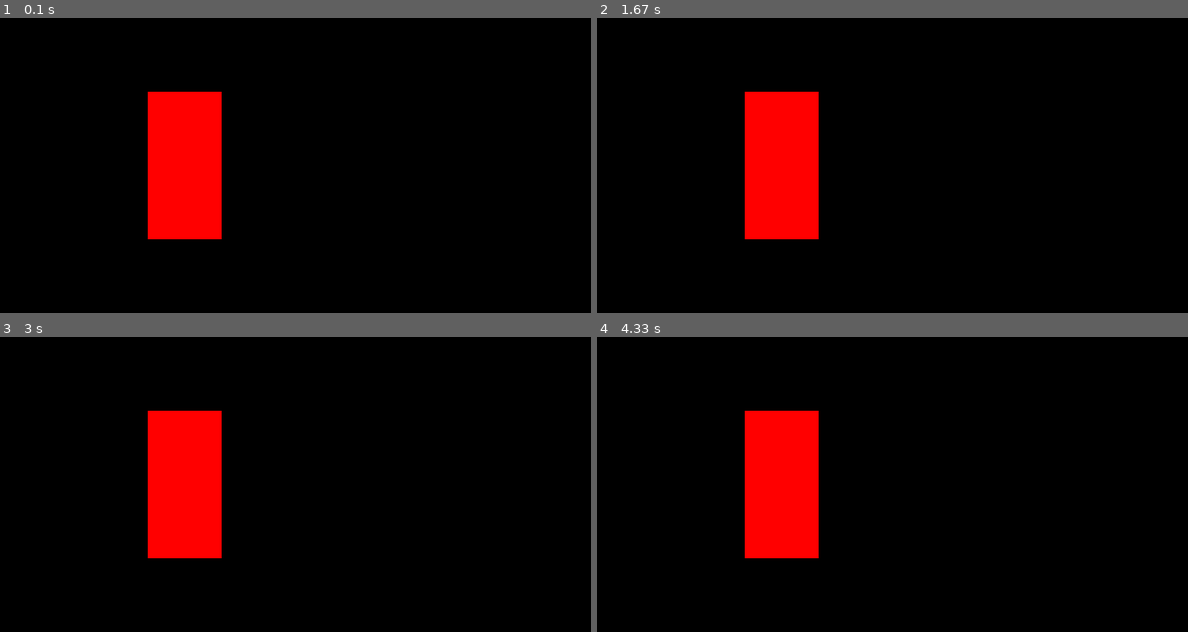
Above: before the commit, frames 1-4 (two rows, left to right).
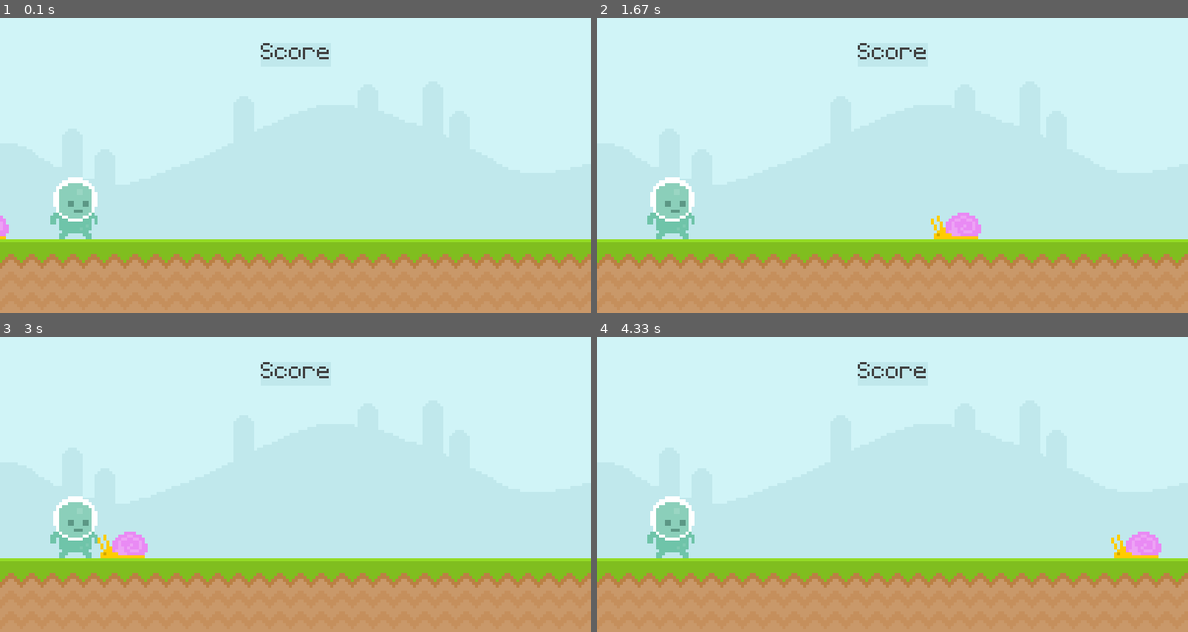
Above: after the commit, the same moments.

Repository: ADDiaz99/Pygame-101
Game: pygame game, started from main.py
Two runs of this game, one before a commit and one after it. Both use one fixed random seed, a clock stepped at 60 frames per second and the inputs below.
Inputs:
- Up to frame 1 (0.1 s): no input
- Up to frame 2 (1.67 s): no input
- Up to frame 3 (3 s): no input
- Up to frame 4 (4.33 s): no input

The runs differ from the first frame. In frame 1, 100% of the frame differs, in the area x 0-100%, y 0-100%; in frame 2, 100%; in frame 3, 100%; in frame 4, 100%.

Commit message:
added files, colors and movement

Diff:
--- a/main.py
+++ b/main.py
@@ -1,20 +1,62 @@
 import pygame
 from sys import exit
 
+#Start everything and settings
 pygame.init()
 screen = pygame.display.set_mode((800, 400))
 pygame.display.set_caption('Runner')
 clock = pygame.time.Clock()
+test_font = pygame.font.Font('font/Pixeltype.ttf', 50)
 
-test_surface = pygame.Surface((100, 200))
-test_surface.fill('Red')
+#Display
+sky_surface = pygame.image.load('graphics/Sky.png').convert()
+ground_surface = pygame.image.load('graphics/ground.png').convert()
+
+score_surface = test_font.render('Score', False, (64, 64, 64))
+score_rect = score_surface.get_rect(center = (400, 50))
+
+
+#EnemyNPCs
+snail_surface = pygame.image.load('graphics/snail/snail1.png').convert_alpha()
+snail_rect = snail_surface.get_rect(midbottom = (0, 300))
+
+#Player
+player_surface = pygame.image.load('graphics/Player/player_walk_1.png').convert_alpha()
+player_rect = player_surface.get_rect(midbottom = (100 , 300))
+
+#Game Loop
 while True:
     for event in pygame.event.get():
         if event.type == pygame.QUIT:
             pygame.quit()
             exit()
+        #if event.type == pygame.MOUSEMOTION:
+        #    if player_rect.collidepoint(event.pos): print('mouse collides with player')
+
+    #blits for background
+    screen.blit(sky_surface, (0,0))
+    screen.blit(ground_surface, (0,300))
+    pygame.draw.rect(screen, '#c0e8ec', score_rect)
+    pygame.draw.rect(screen, '#c0e8ec', score_rect, 10)
+    screen.blit(score_surface, score_rect)
+
+    #blits for snail
+    screen.blit(snail_surface, snail_rect)
+    snail_rect.left -= 4
+    if snail_rect.left < -80: snail_rect.left = 800  #respawn the snail after leaving the map
+
+    #blits for player
+    screen.blit(player_surface, player_rect)
 
 
-    screen.blit(test_surface, (200, 100))
+    #Rectangle collision
+    #if player_rect.colliderect(snail_rect):
+    #    print('collision')
+
+    #mouse_pos = pygame.mouse.get_pos()
+    #if player_rect.collidepoint(mouse_pos):
+    #    print(pygame.mouse.get_pressed())
+
+
     pygame.display.update()
     clock.tick(60)
Not shown, changed: README.md
Binary file added: font/Pixeltype.ttf
Binary file added: graphics/Fly/Fly1.png
Binary file added: graphics/Fly/Fly2.png
Binary file added: graphics/Player/jump.png
Binary file added: graphics/Player/player_stand.png
Binary file added: graphics/Player/player_walk_1.png
Binary file added: graphics/Player/player_walk_2.png
Binary file added: graphics/Sky.png
Binary file added: graphics/ground.png
Binary file added: graphics/snail/snail1.png
Binary file added: graphics/snail/snail2.png
(and 2 more such lines)
